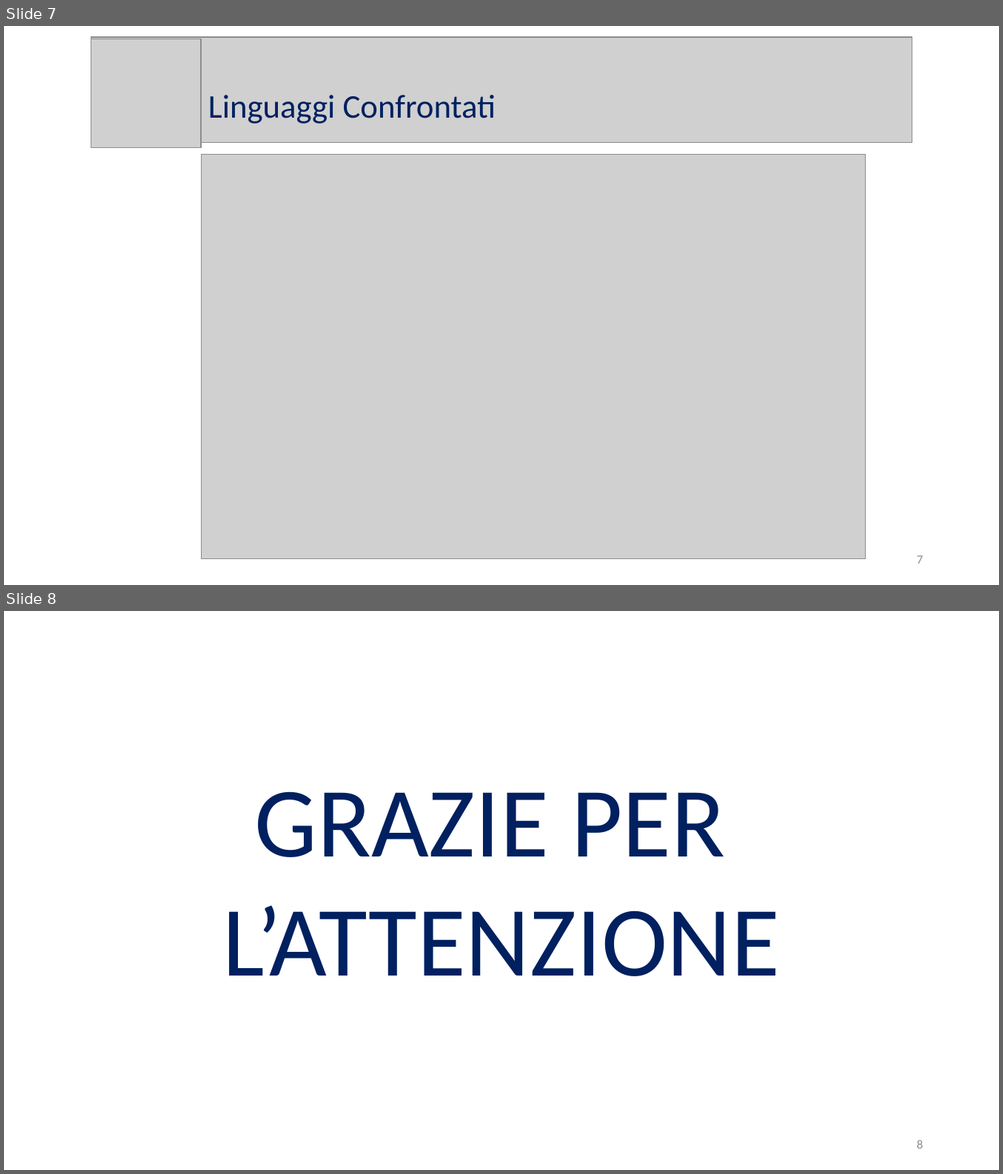
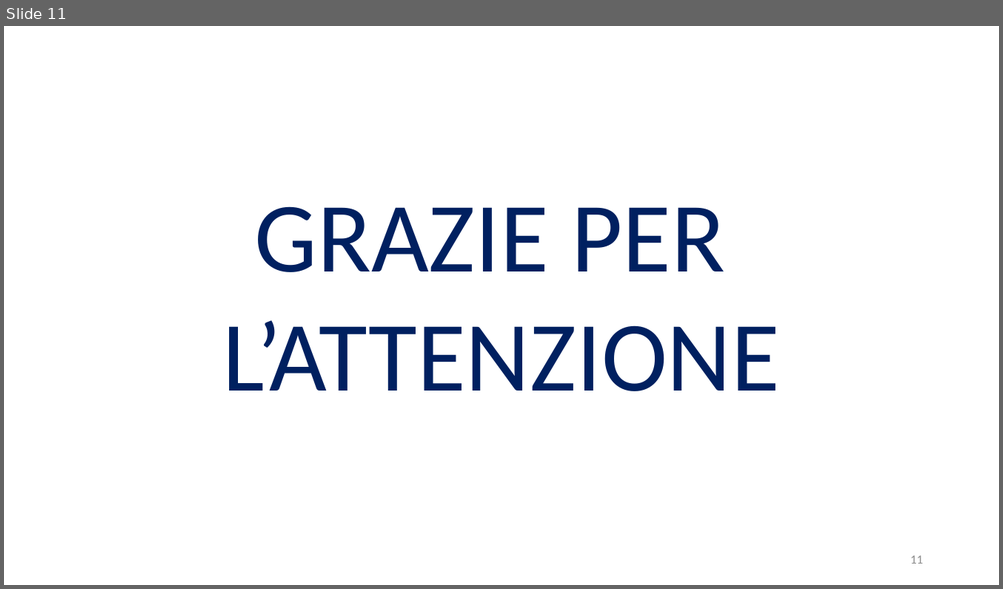
Before and after one commit to Wonderjack996/unimib-software-architecture, a slide deck: Progetto/Presentazione.pptx. Shown one above the other, each under a label of ours: slides 7 and 8 before the commit, slide 11 after it. The pictures are 1003x1174 and 1003x589 pixels, drawn with LibreOffice and Linux fonts; fonts in the diff are those of the drawing; grey boxes stand for pictures. Boxes give left, top, right and bottom in pixels: in the first picture for what was removed or moved away, otherwise in the second. Text is boxed around its words. In the diff, an @@ line names an element or a change of style, - is before the commit and + after.

```diff
--- a/Progetto/Presentazione.pptx
+++ b/Progetto/Presentazione.pptx
@@ slide 7 removed at box(4, 26, 999, 585), background #FFFFFF @@
@@ picture removed at box(91, 37, 912, 143) @@
@@ picture removed at box(91, 39, 201, 148) @@
@@ text removed at box(208, 95, 496, 124) @@
-Linguaggi Confrontati
@@ picture removed at box(201, 155, 866, 560) @@
@@ page number removed at box(916, 556, 922, 564) @@
-7
@@ what was slide 8 is now slide 11 @@
@@ page number at box(910, 556, 922, 564): text changed @@
-8
+11
```
Also in this commit, not shown: 6 slides changed, 4 slides added, 17 other files.
